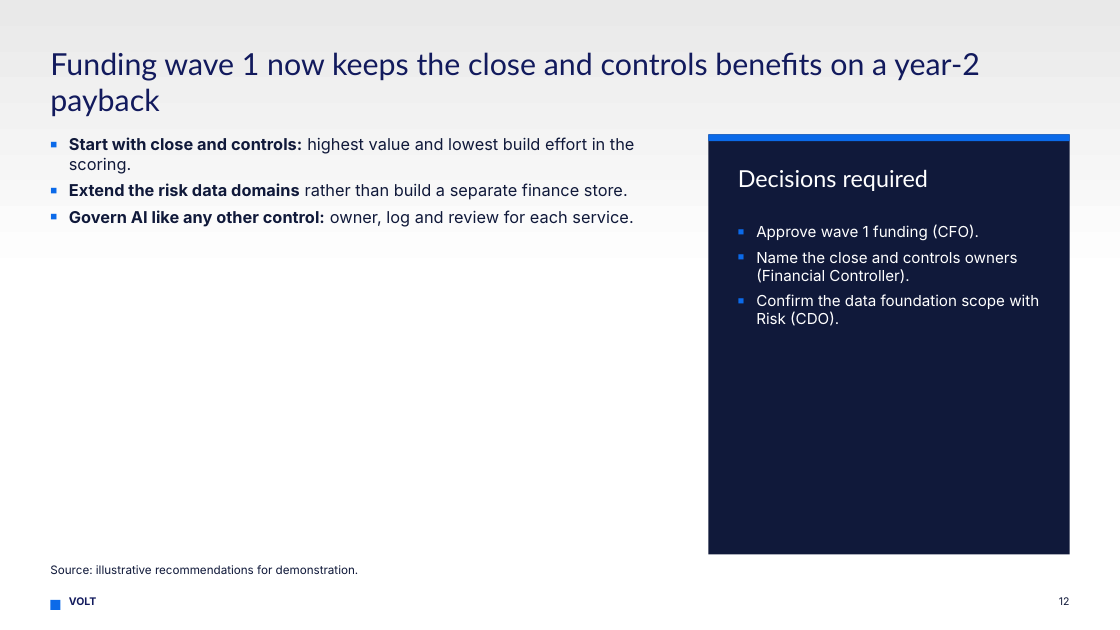
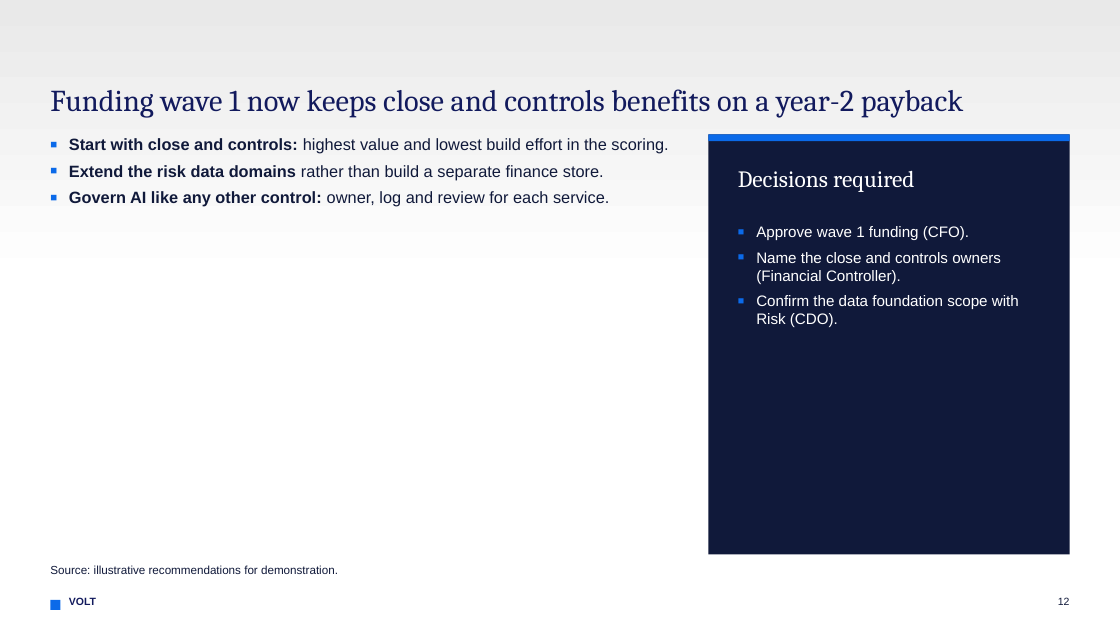
Before and after one commit to rshetty66/VOLT-Main, a slide deck: slide 12 of .claude/skills/consulting-ppt-template/examples/sample-deck.pptx. Drawn at 1120x630 pixels with LibreOffice and Linux fonts; fonts in the diff are those of the drawing. Boxes give left, top, right and bottom in pixels: in the first picture for what was removed or moved away, otherwise in the second. Text is boxed around its words. In the diff, an @@ line names an element or a change of style, - is before the commit and + after.

```diff
--- a/.claude/skills/consulting-ppt-template/examples/sample-deck.pptx
+++ b/.claude/skills/consulting-ppt-template/examples/sample-deck.pptx
@@ title at [50, 89, 964, 118]: text changed; font Lato to Cambria @@
-Funding wave 1 now keeps the close and controls benefits on a year-2 payback
+Funding wave 1 now keeps close and controls benefits on a year-2 payback
@@ text "Decisions required" at [738, 170, 914, 192]: font Lato to Cambria @@
@@ font Inter to Arial in 5 elements at [69, 138, 668, 207], [756, 226, 1019, 327], [50, 565, 338, 574], [69, 597, 96, 605], [1058, 597, 1070, 605] @@
```
Also in this commit, not shown: 11 other slides changed, 9 other files.
